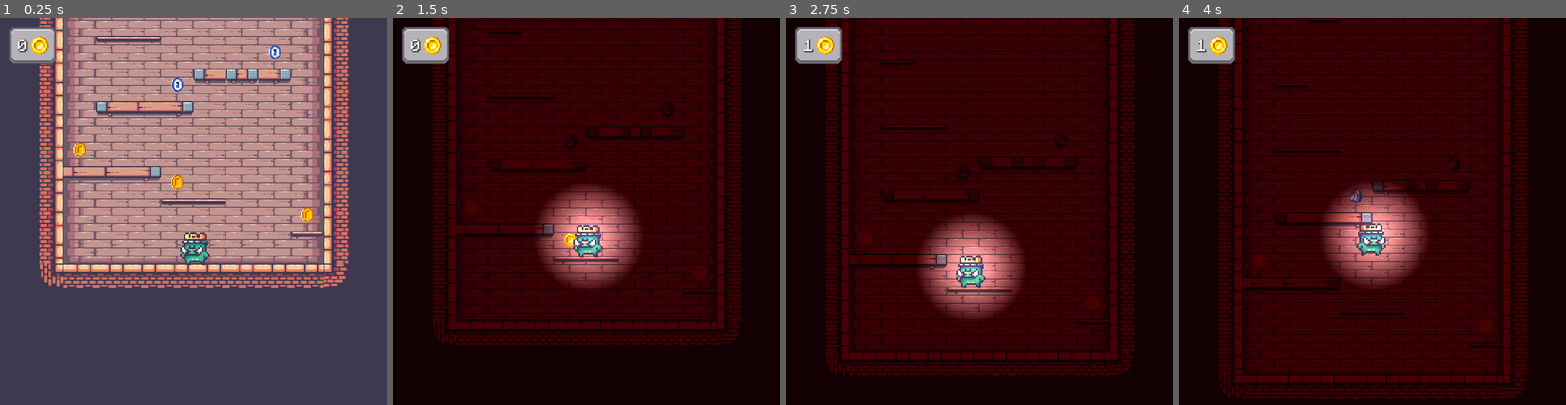
Above: before the commit, frames 1-4 (left to right).
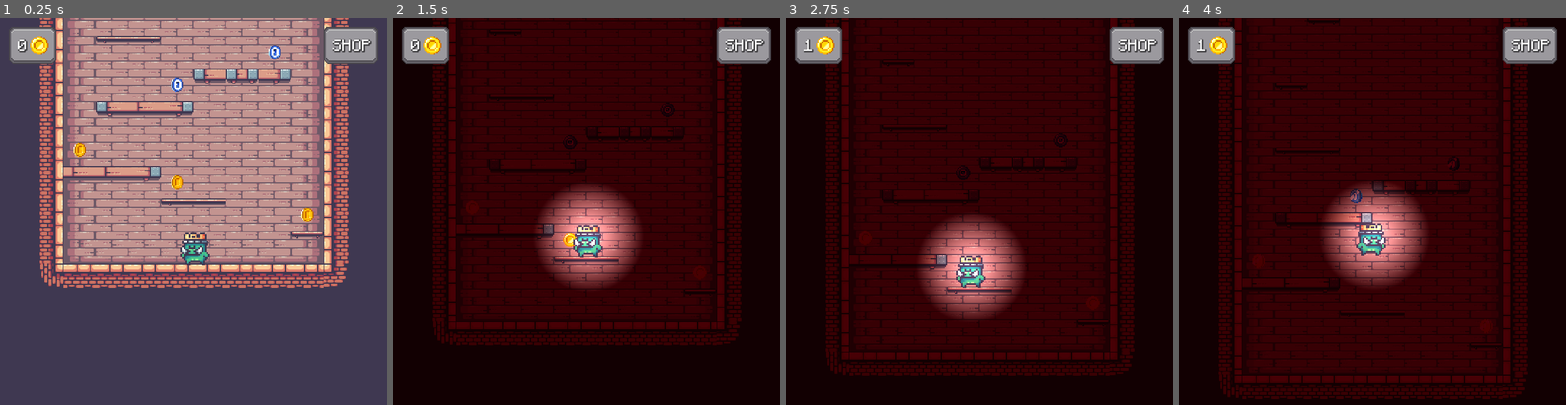
Above: after the commit, the same moments.

Repository: ofknee/the-messenger
Game: Godot game, scene res://scenes/game.tscn
Same seed, same stepped clock (60 frames per second), same inputs: the game is played once before the commit and once after it.
Inputs:
- Up to frame 1 (0.25 s): no input
- Up to frame 2 (1.5 s): tap Q (dead) at 0.6 s; tap Up (jump) at 0.77 s; tap T (terror_mode) at 1.35 s
- Up to frame 3 (2.75 s): tap Up (jump) at 1.52 s; tap Left (walk_l) at 2.1 s
- Up to frame 4 (4 s): tap Right (walk_r) at 2.85 s; tap Up (jump) at 3.02, 3.77 s; tap Q (dead) at 3.6 s

The runs differ from the first frame. In frame 1, 1.8% of the frame differs, in the area x 2-98%, y 2-12%; in frame 2, 1.9%; in frame 3, 2.0%; in frame 4, 2.0%.

Commit message:
shop button

Diff:
--- a/scenes/game.tscn
+++ b/scenes/game.tscn
@@ -6,13 +6,6 @@
 [ext_resource type="Texture2D" uid="uid://dvt6p0w7dnb63" path="res://assets/ui/coin.png" id="3_lnu2h"]
 [ext_resource type="Texture2D" uid="uid://cx2m72tws2xe8" path="res://assets/ui/hand-drawn-panel.png" id="4_p57ef"]
 [ext_resource type="FontFile" uid="uid://dqqerscdm1bn6" path="res://assets/ui/fonts/minecraftia (1)/Minecraftia-Regular.ttf" id="5_u5sy4"]
-
-[sub_resource type="StyleBoxTexture" id="StyleBoxTexture_iywne"]
-texture = ExtResource("4_p57ef")
-texture_margin_left = 10.0
-texture_margin_top = 10.0
-texture_margin_right = 10.0
-texture_margin_bottom = 10.0
 
 [sub_resource type="CanvasItemMaterial" id="CanvasItemMaterial_yqjtg"]
 blend_mode = 2
@@ -27,6 +20,13 @@
 fill = 1
 fill_from = Vector2(0.50869566, 0.4978261)
 fill_to = Vector2(0.12173913, 0.76304346)
+
+[sub_resource type="StyleBoxTexture" id="StyleBoxTexture_iywne"]
+texture = ExtResource("4_p57ef")
+texture_margin_left = 10.0
+texture_margin_top = 10.0
+texture_margin_right = 10.0
+texture_margin_bottom = 10.0
 
 [node name="Game" type="Node2D" unique_id=630479902]
 
@@ -63,6 +63,7 @@
 shadow_enabled = true
 shadow_color = Color(0.1254902, 0.22352941, 0.8235294, 0.9647059)
 texture = SubResource("GradientTexture2D_lbhrr")
+
 [node name="UI" type="CanvasLayer" parent="." unique_id=1540499957]
 script = ExtResource("3_lbhrr")
 
@@ -75,6 +76,7 @@
 grow_vertical = 2
 size_flags_horizontal = 3
 size_flags_vertical = 3
+mouse_filter = 2
 
 [node name="MarginContainer" type="MarginContainer" parent="UI/Control" unique_id=366588021]
 layout_mode = 1
@@ -84,12 +86,14 @@
 grow_horizontal = 2
 grow_vertical = 2
 offset_transform_enabled = true
+mouse_filter = 2
 theme_override_constants/margin_left = 15
 theme_override_constants/margin_top = 15
 theme_override_constants/margin_right = 15
 theme_override_constants/margin_bottom = 15
 
 [node name="Bank" type="PanelContainer" parent="UI/Control/MarginContainer" unique_id=1556020514]
+self_modulate = Color(0.85814106, 0.85814106, 0.85814106, 1)
 custom_minimum_size = Vector2(0, 50)
 layout_mode = 2
 size_flags_horizontal = 0
@@ -135,3 +139,66 @@
 texture = ExtResource("3_lnu2h")
 expand_mode = 3
 stretch_mode = 5
+
+[node name="Shop" type="PanelContainer" parent="UI/Control/MarginContainer" unique_id=921161054]
+self_modulate = Color(0.85814106, 0.85814106, 0.85814106, 1)
+custom_minimum_size = Vector2(0, 50)
+layout_mode = 2
+size_flags_horizontal = 8
+size_flags_vertical = 0
+mouse_filter = 1
+theme_override_styles/panel = SubResource("StyleBoxTexture_iywne")
+
+[node name="Button" type="Button" parent="UI/Control/MarginContainer/Shop" unique_id=1422258778]
+modulate = Color(1, 1, 1, 0)
+layout_mode = 2
+offset_transform_enabled = true
+offset_transform_scale = Vector2(1.3, 1.5)
+
+[node name="HBoxContainer" type="HBoxContainer" parent="UI/Control/MarginContainer/Shop" unique_id=209617335]
+layout_mode = 2
+mouse_filter = 2
+
+[node name="MarginContainer2" type="MarginContainer" parent="UI/Control/MarginContainer/Shop/HBoxContainer" unique_id=104750973]
+layout_mode = 2
+size_flags_horizontal = 0
+mouse_filter = 2
+theme_override_constants/margin_left = 5
+theme_override_constants/margin_top = 3
+
+[node name="RichTextLabel" type="RichTextLabel" parent="UI/Control/MarginContainer/Shop/HBoxContainer/MarginContainer2" unique_id=496073836]
+layout_mode = 2
+size_flags_horizontal = 2
+offset_transform_enabled = true
+offset_transform_position = Vector2(0, 2)
+mouse_filter = 2
+theme_override_colors/font_shadow_color = Color(0, 0, 0, 0.50980395)
+theme_override_constants/shadow_outline_size = 6
+theme_override_fonts/normal_font = ExtResource("5_u5sy4")
+theme_override_font_sizes/normal_font_size = 22
+text = "SHOP"
+fit_content = true
+autowrap_mode = 0
+horizontal_alignment = 1
+vertical_alignment = 1
+
+[node name="MarginContainer" type="MarginContainer" parent="UI/Control/MarginContainer/Shop/HBoxContainer" unique_id=1885325510]
+visible = false
+layout_mode = 2
+mouse_filter = 2
+theme_override_constants/margin_left = 0
+theme_override_constants/margin_top = 6
+theme_override_constants/margin_right = 3
+theme_override_constants/margin_bottom = 6
+
+[node name="TextureRect2" type="TextureRect" parent="UI/Control/MarginContainer/Shop/HBoxContainer/MarginContainer" unique_id=739922955]
+modulate = Color(1.0737633, 1.0737633, 1.0737633, 1)
+custom_minimum_size = Vector2(14, 14)
+layout_mode = 2
+offset_transform_enabled = true
+mouse_filter = 2
+texture = ExtResource("3_lnu2h")
+expand_mode = 3
+stretch_mode = 5
+
+[connection signal="pressed" from="UI/Control/MarginContainer/Shop/Button" to="UI" method="_on_button_pressed"]
--- a/scenes/ui.gd
+++ b/scenes/ui.gd
@@ -1,12 +1,13 @@
 extends CanvasLayer
 
 @onready var label = $Control/MarginContainer/Bank/HBoxContainer/MarginContainer2/RichTextLabel
-#@onready var panel = $Control/MarginContainer/Bank
-#@onready var hbox = $Control/MarginContainer/Bank/HBoxContainer
+
 func _ready() -> void:
 	Global.currency_changed.connect(update_coins)
 	update_coins(Global.coins)
 
-
 func update_coins(coins: int) -> void:
 	label.text = str(coins)
+
+func _on_button_pressed() -> void:
+	print("open shop")
Not shown, changed: .DS_Store
